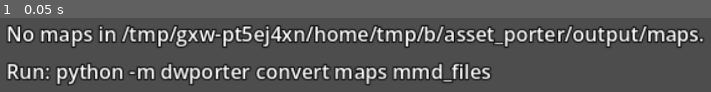
Above: before the commit, frame 1.
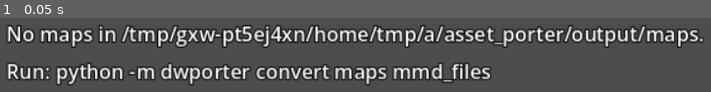
Above: after the commit, the same moment.

Repository: SDCaFlo/dw_godot4
Game: Godot game, scene res://scenes/field/field.tscn
Two runs of this game, one before a commit and one after it. Both use one fixed random seed, a clock stepped at 60 frames per second and the inputs below.
Inputs:
- Up to frame 1 (0.05 s): no input

The runs differ from the first frame. In frame 1, 3.3% of the frame differs, in the area x 59-99%, y 9-41%.

Commit message:
Add the DW Data dock; fix Digimon model folders
The DW Tools plugin gets a read-only "DW Data" dock: browse Digimon,
techniques, items, cards, maps, tournaments and every table through the
content registry, with links, search, language switch, model / card /
map previews (imported or raw), porter check status and an asset check.
Guide in docs/dw_data_dock.md, headless test tests/test_data_dock.gd.
GameData is a tool script so the dock can use it in the editor.

The asset check found that the data porter wrote CHDAT/MMD0/ for every
model; the loaders patch the folder digit to id / 30 (model.c:3409), so
file_names now gives MMD<id / 30>, with a check on the code line and a
cross-check against the asset porter's mmd_path.

Co-Authored-By: Claude Opus 5.5 <noreply@anthropic.com>

Diff:
--- a/scripts/data/game_data.gd
+++ b/scripts/data/game_data.gd
@@ -1,3 +1,4 @@
+@tool
 extends Node
 ## Content registry: the data porter output (the "dw1" pack) plus content packs merged over it
 ## (specs/content.md). Autoload "GameData".
--- /dev/null
+++ b/tests/test_data_dock.gd
@@ -0,0 +1,78 @@
+extends SceneTree
+## The "DW Data" dock (addons/dw_tools/data_dock.gd) outside the editor: renders every entity page,
+## every table page and the overview, and runs the asset check. Needs both porters' output:
+##   godot --headless --path . -s res://tests/test_data_dock.gd
+## Exits 1 if a check fails (script errors are printed by Godot).
+
+var _failed := 0
+var _dock: Control
+
+
+func _initialize() -> void:
+	_dock = load("res://addons/dw_tools/data_dock.gd").new()
+	root.add_child(_dock)
+
+
+## First frame: the dock is in the tree (its _ready has run).
+func _process(_delta: float) -> bool:
+	if _dock != null:
+		var dock := _dock
+		_dock = null
+		_run(dock)
+	return false
+
+
+func _run(dock: Control) -> void:
+	var data: Node = dock._data
+	if not data.available():
+		print("SKIP: no data porter output")
+		quit(0)
+		return
+
+	var pages := 0
+	for kind in ["digimon", "move", "item", "card", "map", "tournament"]:
+		dock._select_kind(kind)
+		_eq(dock._list.item_count, data.records(data.ENTITIES[kind]).size(), kind + ": one list row per record")
+		for row in dock._rows:
+			var text: String = dock.entity_text(kind, row[0])
+			pages += 1
+			if text.begins_with("[color=red]"):
+				_failed += 1
+				print("FAIL %s %s: %s" % [kind, row[0], text])
+	dock._select_kind("tables")
+	for row in dock._rows:
+		dock._open("tables", row[0])
+		pages += 1
+
+	var agumon: String = dock.entity_text("digimon", "dw1:agumon")
+	for expected in ["Agumon", "dw1:agumon", "Rookie · Vaccine · Fire / Battle", "[url=move:2]Spit Fire[/url]", "[url=digimon:5]Greymon[/url]", "specs/digimon.md", "Used by the C code"]:
+		_eq(agumon.contains(expected), true, "Agumon page shows " + expected)
+	_eq(dock.entity_text("card", "dw1:phoenixmon").contains("[url=digimon:59]Phoenixmon[/url]"), true, "card links its Digimon")
+	_eq(dock.asset_path("digimon", data.digimon(30)), "mmd_files/MMD1/TOKO.gltf", "model path uses the id / 30 folder")
+
+	dock._select_kind("digimon")
+	dock._open("digimon", "dw1:agumon")
+	_eq(dock._player != null and dock._anim_button.item_count > 0, true, "Agumon preview has animations")
+	dock._search.text = "grey"
+	dock._fill_list()
+	_eq(dock._rows.size() >= 3, true, "search 'grey' finds the Greymon entries")
+
+	var report: String = dock.check_assets()
+	print(report)
+	_eq(report.contains("digimon: 178/180 found"), true, "all Digimon models but the two known gaps")
+	_eq(report.contains("card: 66/66 found"), true, "every card image")
+	_eq(report.contains("map: 242/244 found"), true, "every map background but YAKA01 / YAKA21")
+	dock._data.set_language("ja")
+	_eq(dock.entity_text("digimon", 3).contains("アグモン"), true, "Japanese names")
+	dock._data.set_language("en_us")
+
+	print("%d pages rendered" % pages)
+	dock.queue_free()
+	print("%s: DW Data dock checks" % ("FAILED %d" % _failed if _failed else "OK"))
+	quit(1 if _failed else 0)
+
+
+func _eq(actual: Variant, expected: Variant, what: String) -> void:
+	if actual != expected:
+		_failed += 1
+		print("FAIL %s: %s != %s" % [what, actual, expected])
Not shown, added: addons/dw_tools/data_dock.gd
Not shown, added: addons/dw_tools/data_dock.gd.uid
Not shown, changed: addons/dw_tools/plugin.gd
Not shown, added: tests/test_data_dock.gd.uid
Not shown, changed: PLANS.md
Not shown, changed: asset_porter/VERIFY.md
Not shown, changed: data_porter/PROGRESS.md
Not shown, changed: data_porter/VERIFY.md
Not shown, changed: data_porter/specs/digimon.md
Not shown, added: docs/dw_data_dock.md
